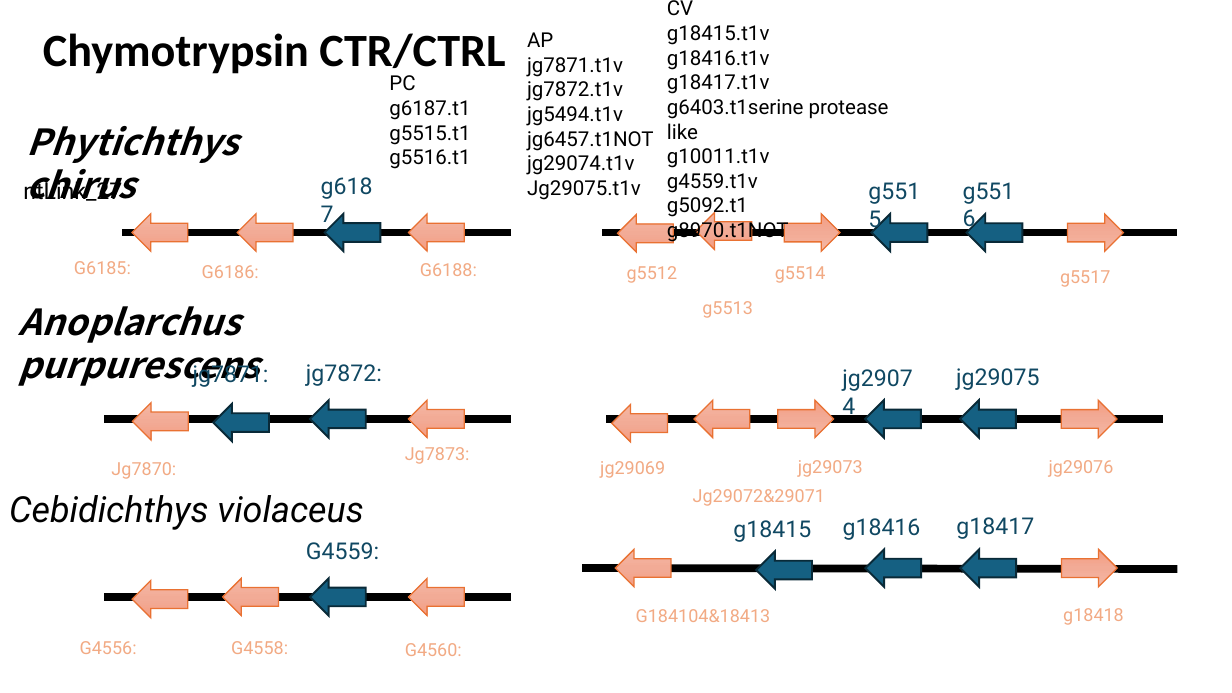
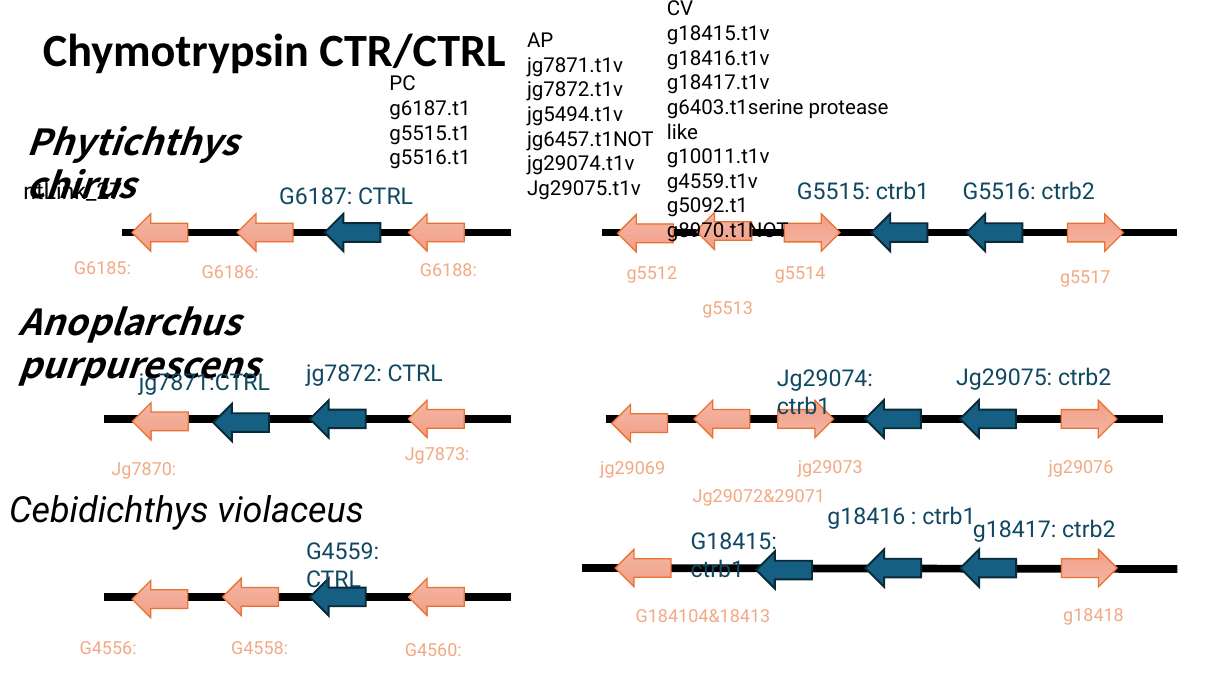
Before and after one commit to jyw-atgithub/fish-genome, a slide deck: slide 22 of synteny.pptx (slide 19 before the commit). Drawn at 1232x693 pixels with LibreOffice and Linux fonts; fonts in the diff are those of the drawing. Boxes give left, top, right and bottom in pixels: in the first picture for what was removed or moved away, otherwise in the second. Text is boxed around its words. In the diff, an @@ line names an element or a change of style, - is before the commit and + after.

```diff
--- a/synteny.pptx
+++ b/synteny.pptx
@@ text at box(279, 187, 413, 205): text changed @@
-g6187
+G6187: CTRL
@@ text at box(797, 181, 929, 200): text changed @@
-g5515
+G5515: ctrb1
@@ text at box(963, 181, 1094, 200): text changed @@
-g5516
+G5516: ctrb2
@@ text at box(139, 369, 270, 395): text changed @@
-jg7871:
+jg7871:CTRL
@@ text at box(306, 364, 443, 386): text changed @@
-jg7872:
+jg7872: CTRL
@@ text at box(777, 369, 873, 419): text changed @@
-jg29074
+Jg29074: ctrb1
@@ text at box(956, 367, 1111, 390): text changed @@
-jg29075
+Jg29075: ctrb2
@@ text at box(827, 506, 975, 529): text changed @@
-g18416
+g18416 : ctrb1
@@ text at box(691, 532, 777, 578): text changed @@
-g18415
+G18415: ctrb1
@@ text at box(973, 519, 1115, 542): text changed @@
-g18417
+g18417: ctrb2
@@ text at box(306, 542, 379, 592): text changed @@
-G4559:
+G4559: CTRL
```
Also in this commit, not shown: 7 other slides changed, 4 slides added, 3 other files.
